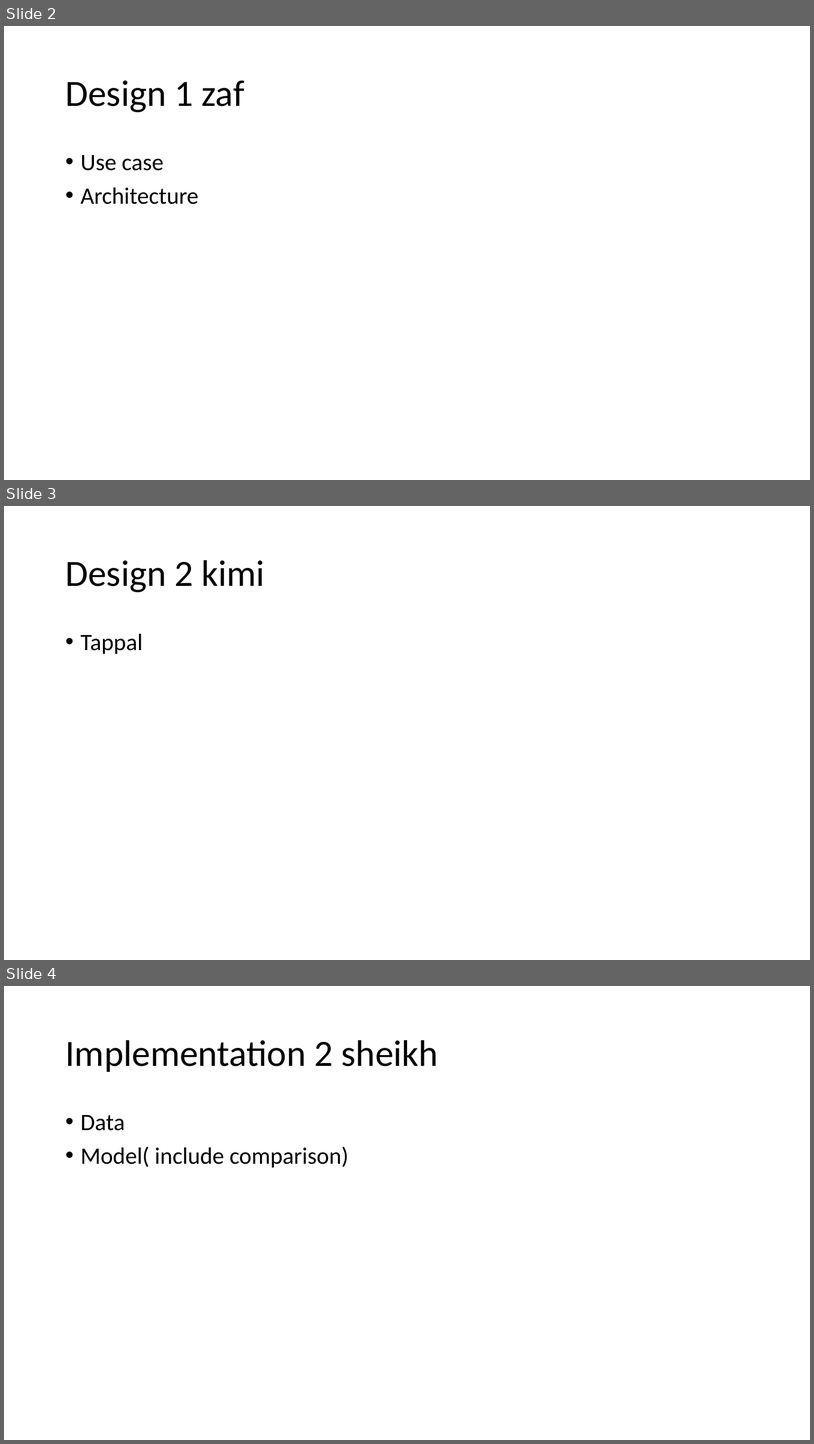
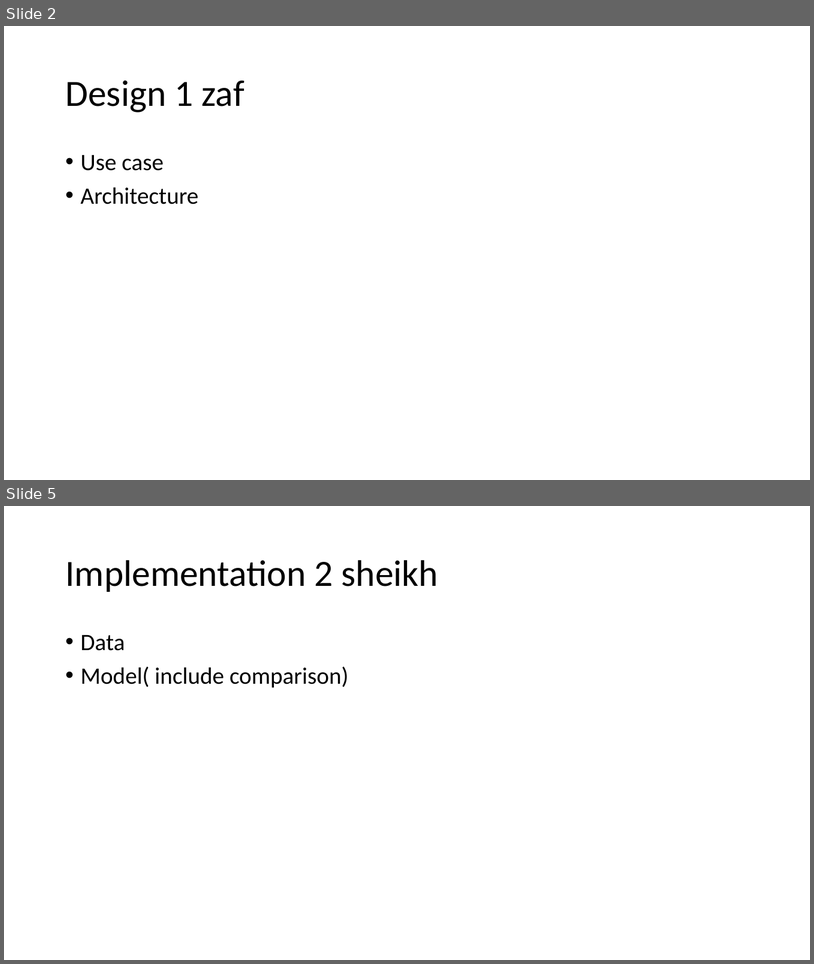
Before and after one commit to SyedMuhammadAbisRizvi/Autonomous-B, a slide deck: Introduction 1 zaf.pptx. Shown one above the other, each under a label of ours: slides 2, 3 and 4 before the commit, slides 2 and 5 after it; the slides between them are not shown. The pictures are 814x1444 and 814x964 pixels, drawn with LibreOffice and Linux fonts; fonts in the diff are those of the drawing. Boxes give left, top, right and bottom in pixels: in the first picture for what was removed or moved away, otherwise in the second. Text is boxed around its words. In the diff, an @@ line names an element or a change of style, - is before the commit and + after.

Commit message:
mm

```diff
--- a/Introduction 1 zaf.pptx
+++ b/Introduction 1 zaf.pptx
@@ slide 3 removed at (4,506,810,960), background #FFFFFF @@
@@ title removed at (65,560,264,592) @@
-Design 2 kimi
@@ text removed at (81,633,143,654) @@
-• Tappal
@@ what was slide 4 is now slide 5 @@
```
Also in this commit, not shown: 2 slides added.
